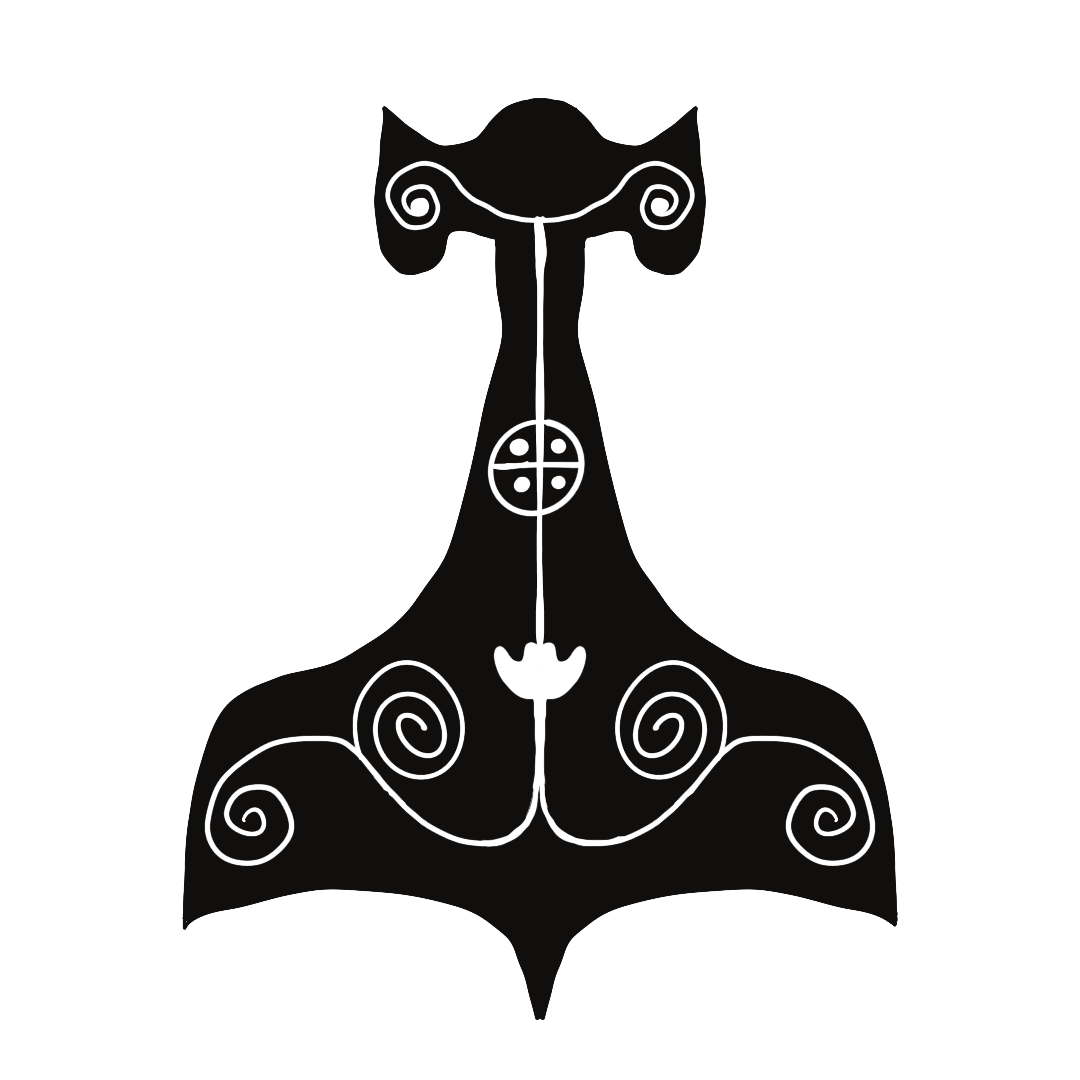
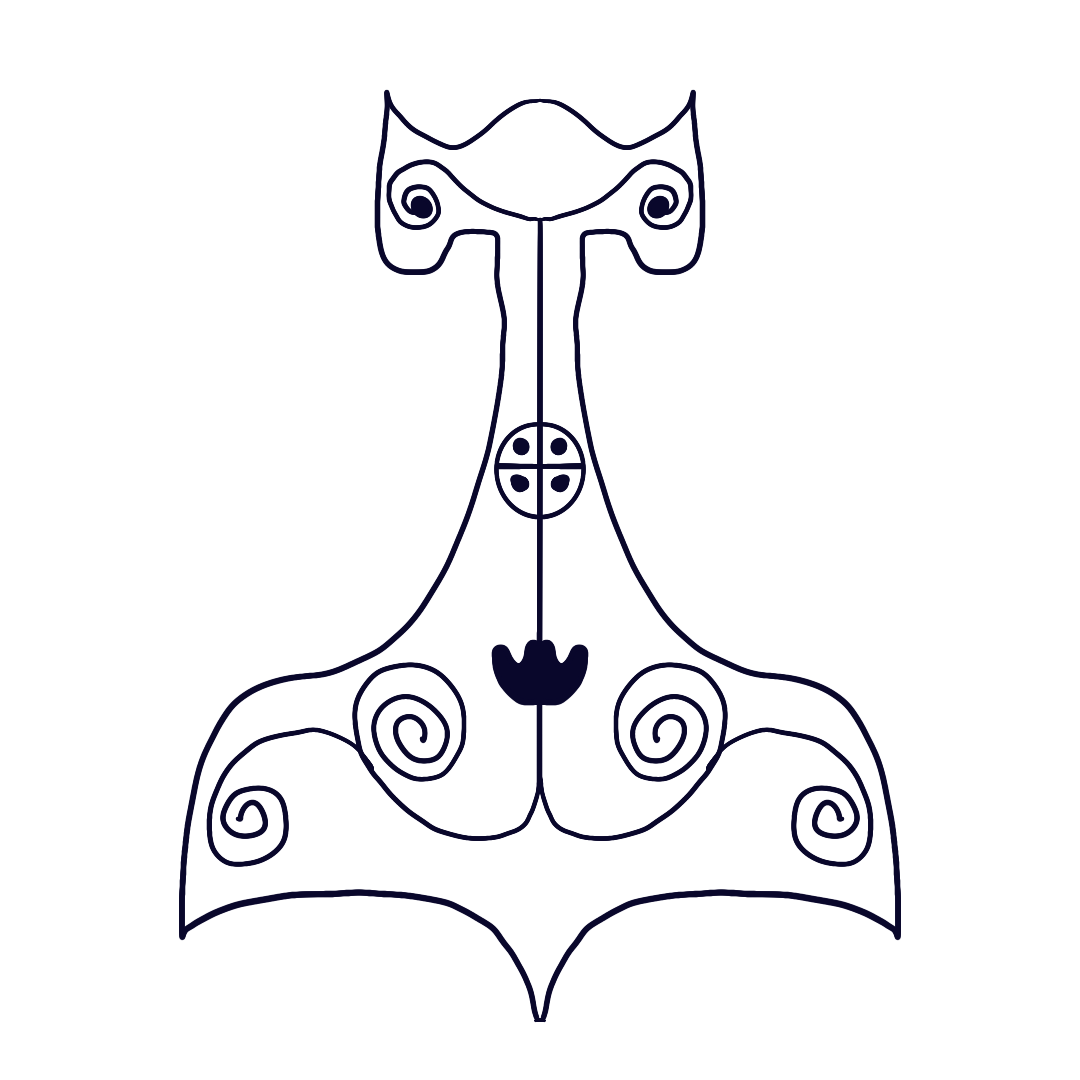
Comparing the layer stacks of the two 1080px x 1080px images. Changes:
added layer "Layer 4" above "Layer 3" over <box>206,159,874,867</box>
renamed "Layer 2" to "Layer 3", showed it, painted on it over <box>179,89,901,1023</box>
hid "Layer 3" (2nd of 2) over <box>204,160,876,866</box>
hid "Layer 1", opacity 100% → 31% over <box>182,98,902,1020</box>
